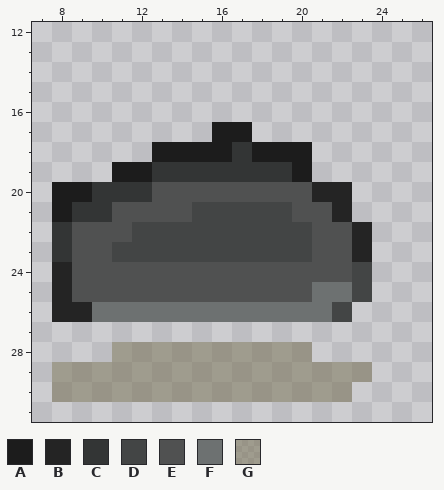
A pixel-art sprite gets an edit: images/rock_unit.png. The first picture shows the starting point.
The file is 32x32 pixels. Colours within 5 levels of each other are drawn and written as one. Shown: x 7..26, y 12..31.
Palette (. is transparent): A #1c1c1c  B #242424  C #333535  D #434545  E #505151  F #6d7171  G #756f5286
Pixels before, first column x 8:
17 ........AA......
18 .....AAAACAAA...
19 ...AACCCCCCCA...
20 AACCCEEEEEEEEBB.
21 ACCEEEEDDDDDEEB.
22 CEEEDDDDDDDDDEEB
23 CEEDDDDDDDDDDEEB
24 BEEEEEEEEEEEEEED
25 BEEEEEEEEEEEEFFD
26 BBFFFFFFFFFFFFD.
27 ................
28 ...GGGGGGGGGG...
29 GGGGGGGGGGGGGGGG
30 GGGGGGGGGGGGGGG.
After:
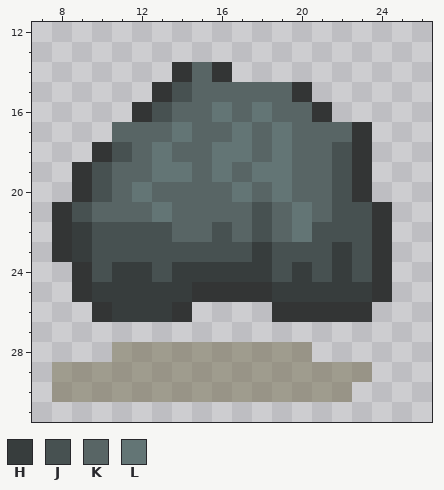
Colours new in this view: H #373d3d  J #475151  K #586565  L #637575
Diff:
Changed rows in their new state; - is an unchanged pixel.
first column x 8:
14 ------CKC--------
15 -----CJKKKKKC----
16 ----CJKKLKLKKC---
17 ---KKKLKKLKLKKKC-
18 --CJKLKKLLKLKKJC-
19 -CJKKLLKLKLLKKJC-
20 .CJKLKKKKLKLKKJC-
21 CJKKKLKKKKJKLKJJC
22 -HJJJJKKJKJKLJJJC
23 -HJJJJJJJJHJJJHJC
24 .CJHHJHHHHHJHJHJC
25 .CHHHHHCCCCHHHHHC
26 ..CHHHC....CCCCC-
Pixel boxes of the changes (left, top, right, bottom) in both pictures:
changed: (52, 62, 392, 322)
